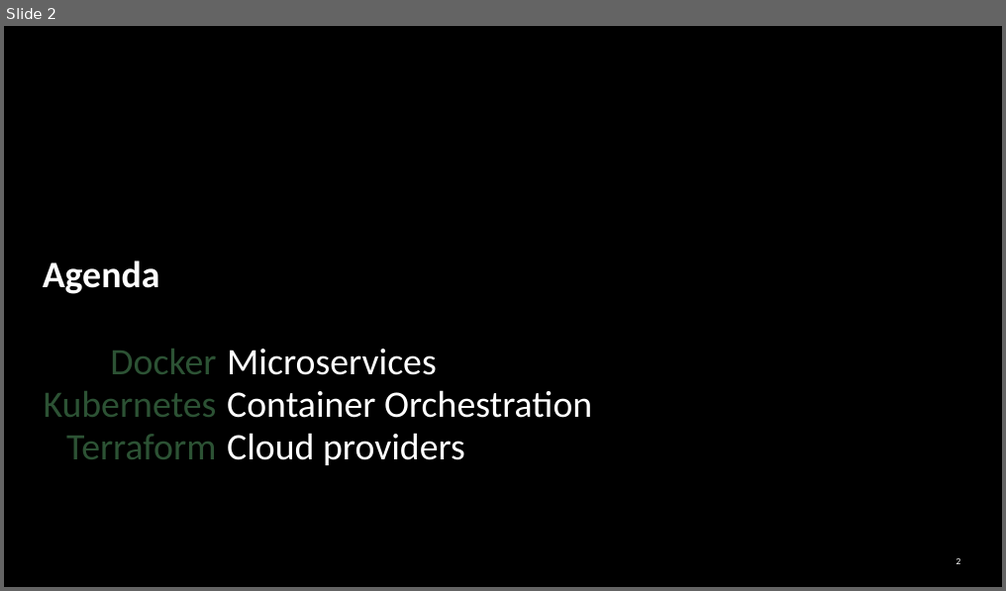
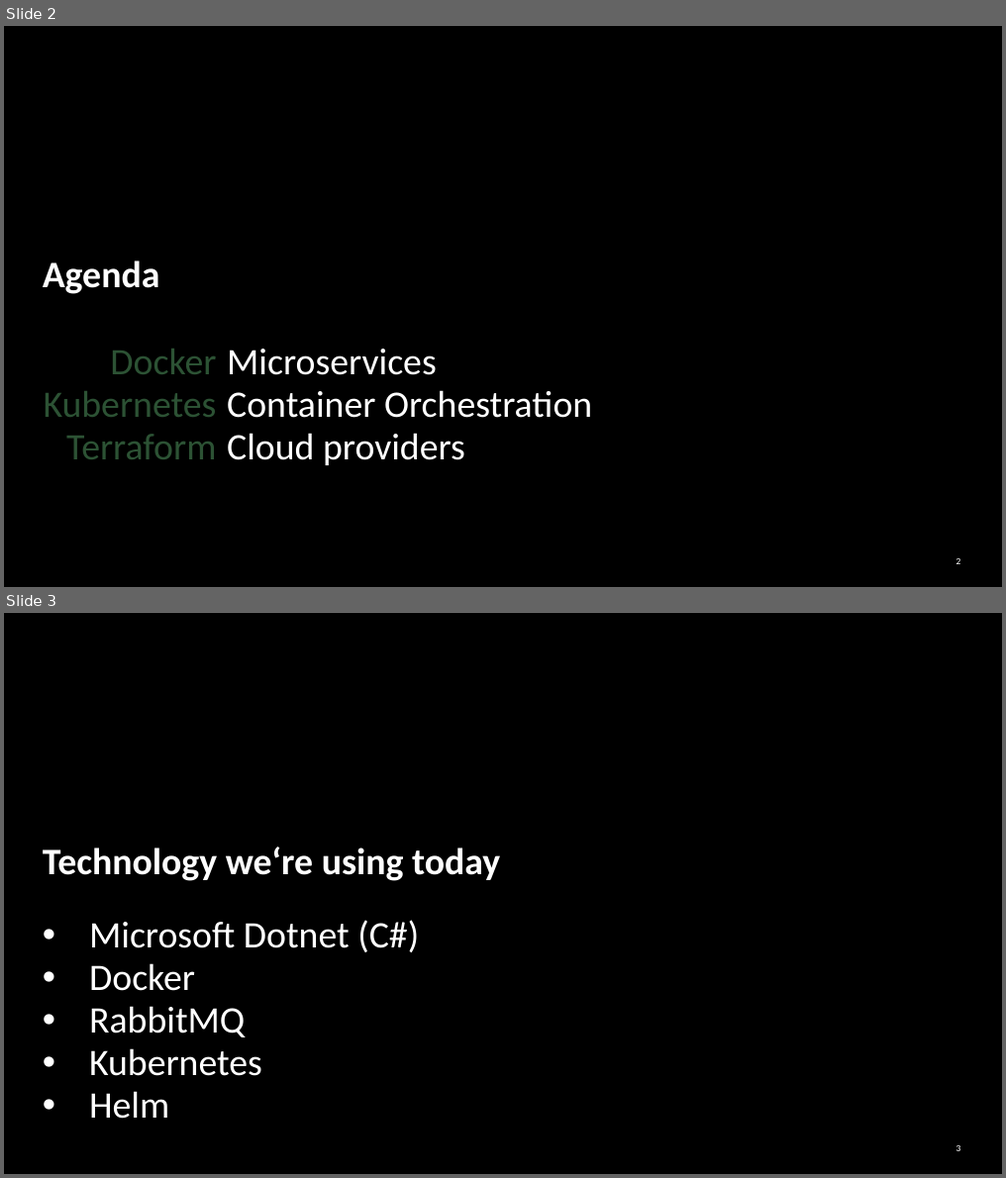
Before and after one commit to jbb10/Robopizza, a slide deck: Microservices from the ground up.pptx. Shown one above the other, each under a label of ours: slide 2 before the commit, slides 2 and 3 after it. The pictures are 1006x591 and 1006x1178 pixels, drawn with LibreOffice and Linux fonts; fonts in the diff are those of the drawing. Boxes give left, top, right and bottom in pixels: in the first picture for what was removed or moved away, otherwise in the second. Text is boxed around its words. In the diff, an @@ line names an element or a change of style, - is before the commit and + after.

```diff
--- a/Microservices from the ground up.pptx
+++ b/Microservices from the ground up.pptx
@@ slide 3 added at (4, 613, 1002, 1174), background #000000; not listed: 1 template element that a slide beside it also shows @@
@@ title added at (43, 847, 500, 881), 36 pt, text #FFFFFF, bold @@
+Technology we‘re using today
@@ text added at (89, 920, 419, 1119), 36 pt, text #FFFFFF @@
+• Microsoft Dotnet (C#)
+• Docker
+• RabbitMQ
+• Kubernetes
+• Helm
```
Also in this commit, not shown: 1 slide changed, 3 other slides added, 2 other files.
